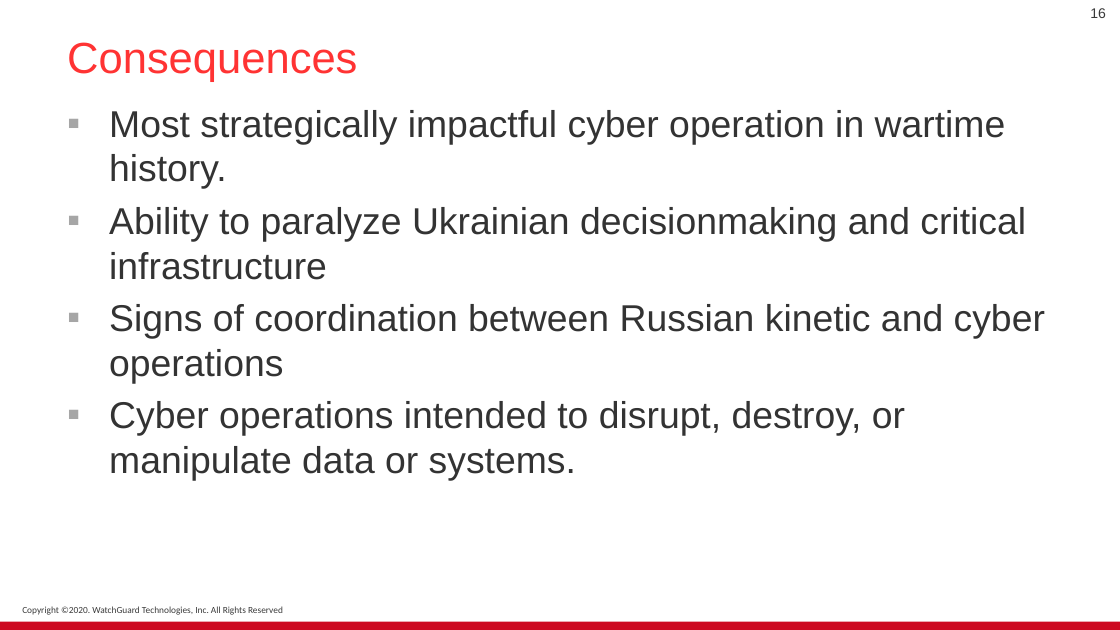
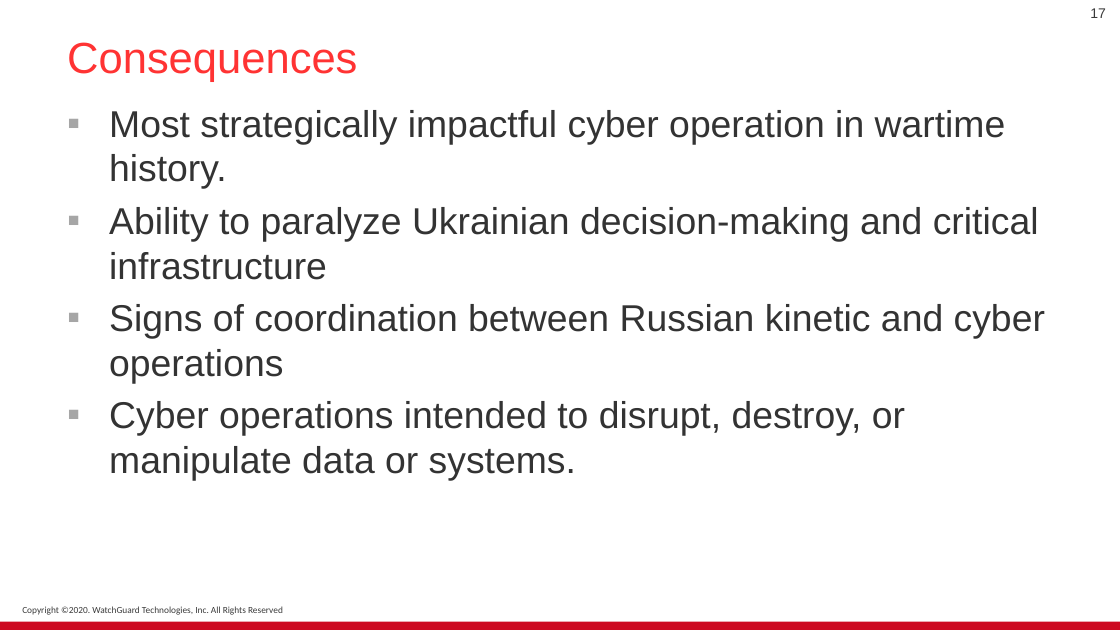
Before and after one commit to ashubits/CyberwarfareTopicPresentation, a slide deck: slide 17 of Tv0.pptx (slide 16 before the commit). Drawn at 1120x630 pixels with LibreOffice and Linux fonts; fonts in the diff are those of the drawing. Boxes give left, top, right and bottom in pixels: in the first picture for what was removed or moved away, otherwise in the second. Text is boxed around its words. In the diff, an @@ line names an element or a change of style, - is before the commit and + after.

```diff
--- a/Tv0.pptx
+++ b/Tv0.pptx
@@ page number at (x1=1090, y1=8, x2=1106, y2=18): text changed @@
-16
+17
@@ text at (x1=109, y1=207, x2=1039, y2=280): text changed @@
-▪ Ability to paralyze Ukrainian decisionmaking and critical infrastructure
+▪ Ability to paralyze Ukrainian decision-making and critical infrastructure
```
Also in this commit, not shown: 2 other slides changed, 1 slide added.
